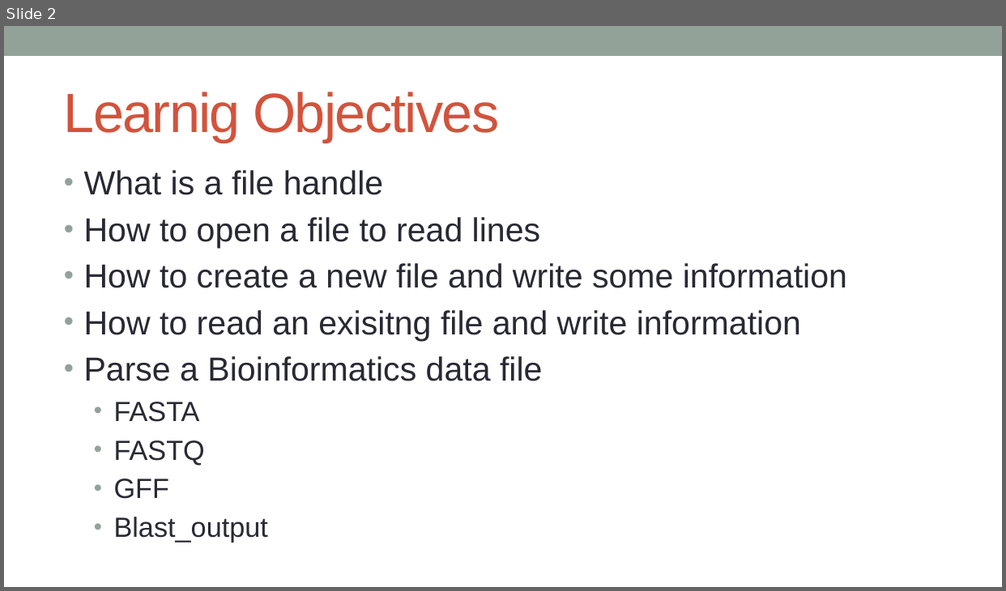
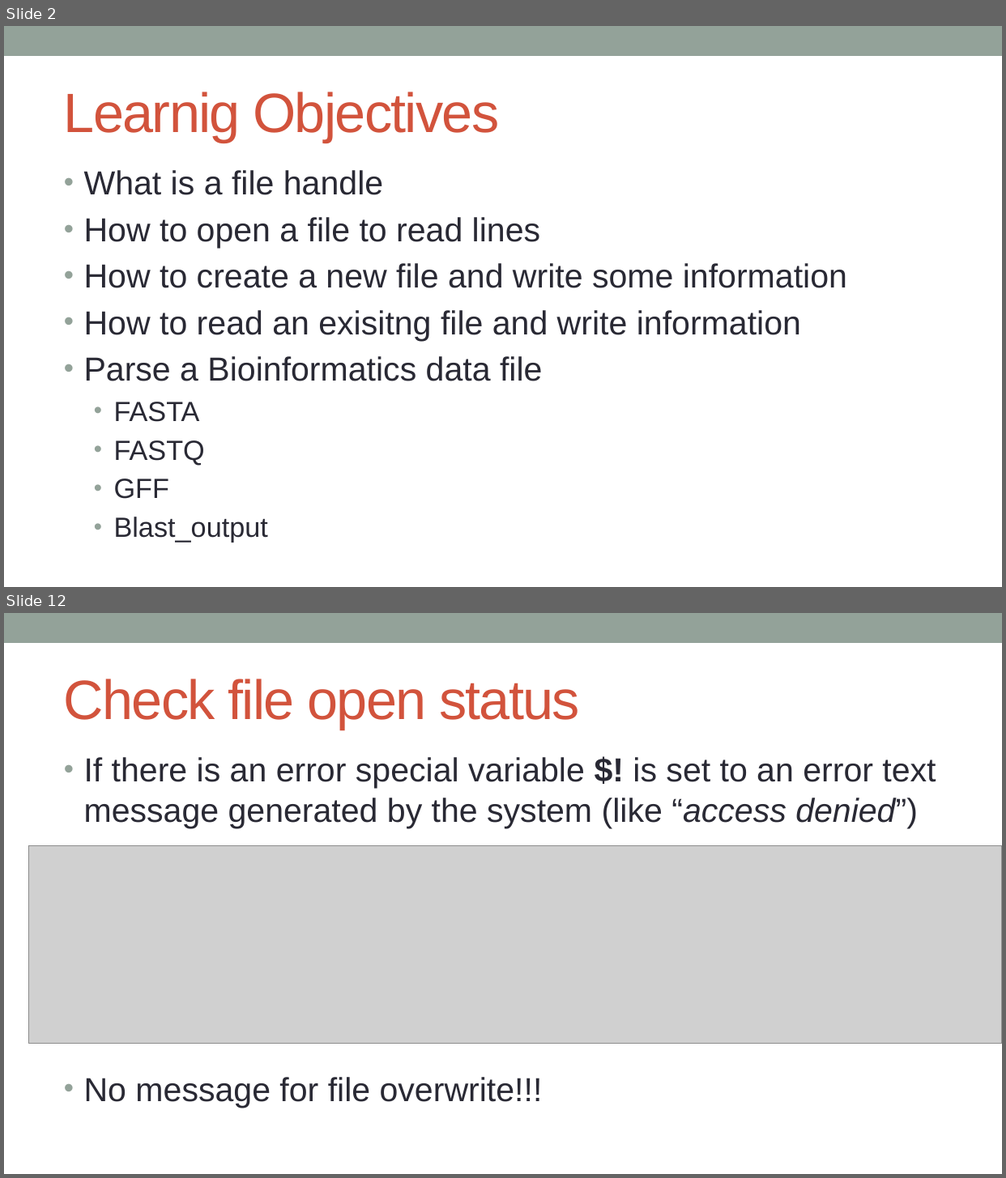
Before and after one commit to kanhu-pcr-code/bioinfo-PERL-course, a slide deck: PPTs/Perl_file_handling.pptx. Shown one above the other, each under a label of ours: slide 2 before the commit, slides 2 and 12 after it; the slides between them are not shown. The pictures are 1006x591 and 1006x1178 pixels, drawn with LibreOffice and Linux fonts; fonts in the diff are those of the drawing; grey boxes stand for pictures. Boxes give left, top, right and bottom in pixels: in the first picture for what was removed or moved away, otherwise in the second. Text is boxed around its words. In the diff, an @@ line names an element or a change of style, - is before the commit and + after.

```diff
--- a/PPTs/Perl_file_handling.pptx
+++ b/PPTs/Perl_file_handling.pptx
@@ slide 12 added at [4, 613, 1002, 1174], background #FFFFFF; not listed: 1 template element that a slide beside it also shows @@
@@ title added at [64, 679, 580, 729], 40 pt, text #D2533C @@
+Check file open status
@@ text added at [84, 757, 936, 1108], 24 pt, text #292934 @@
+• If there is an error special variable $! is set to an error text message generated by the system (like “access denied”)
+• No message for file overwrite!!!
@@ picture added at [29, 845, 1002, 1043] @@
```
Also in this commit, not shown: 20 other slides added, 1 slide removed, 4 other files.
